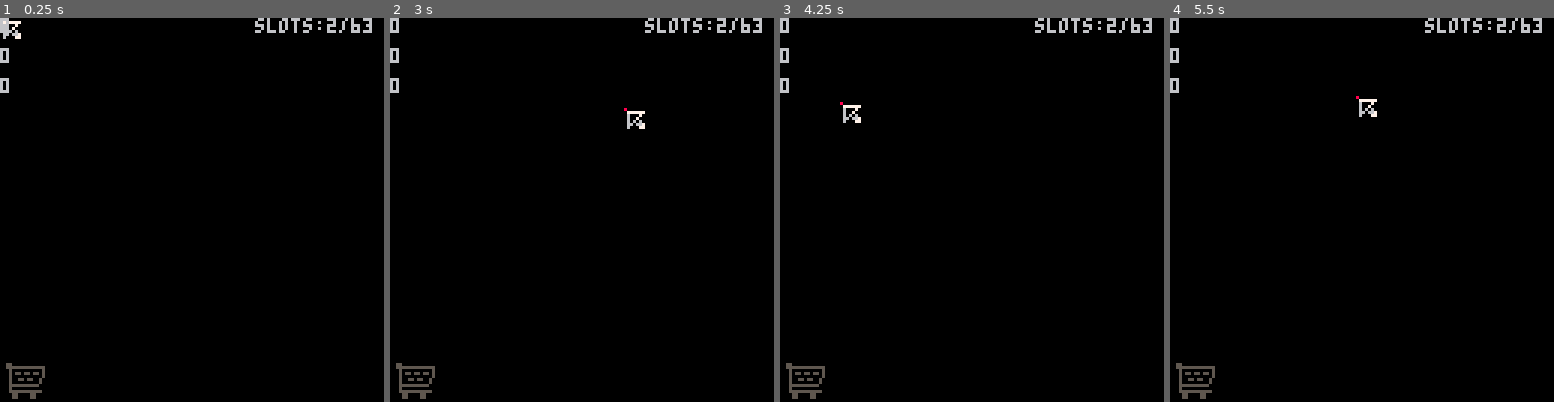
Above: before the commit, frames 1-4 (left to right).
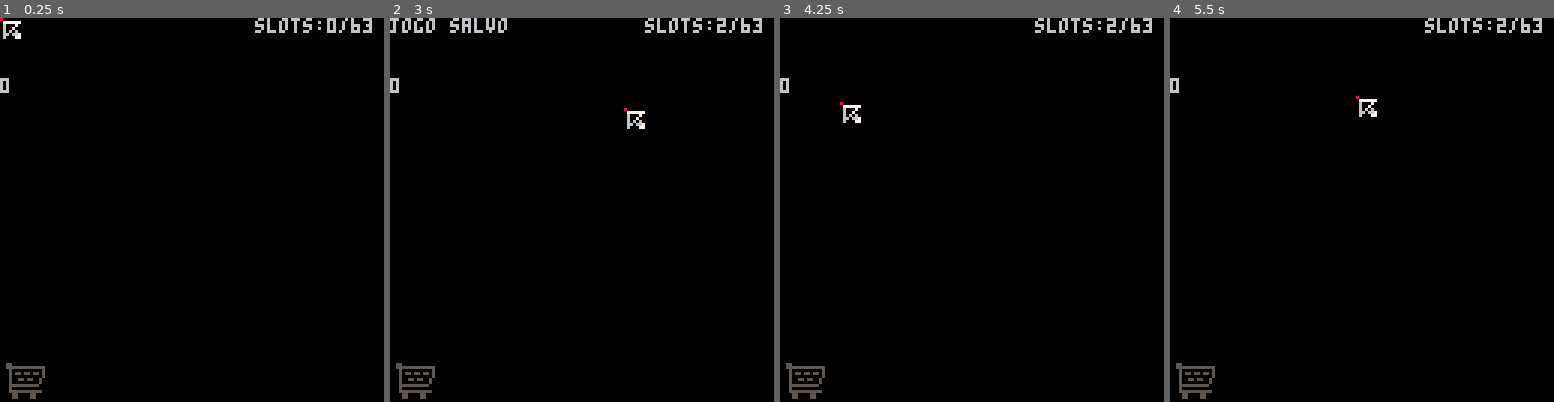
Above: after the commit, the same moments.

Repository: vinimesquitamoraes/Plantinhas
Game: PICO-8 cartridge plantinhas.p8
The game is run twice, just before and just after one commit, with the same random seed, the same clock (stepped at 60 frames per second) and the same inputs.
Inputs (mouse positions are in pixels of both pictures, inside the frame that each line leads up to):
- Up to frame 1 (0.25 s): no input
- Up to frame 2 (3 s): tap X (X key) at 0.33, 1.07, 1.85, 2.97 s; click (670, 121) at 0.67 s; click (436, 267) at 1.22 s; click (497, 114) at 1.77 s; click (562, 259) at 2.32 s; click (624, 106) at 2.87 s
- Up to frame 3 (4.25 s): click (1075, 256) at 3.42 s; click (841, 102) at 3.97 s; tap X (X key) at 4.08 s
- Up to frame 4 (5.5 s): click (1292, 248) at 4.52 s; click (1354, 94) at 5.07 s; tap X (X key) at 5.2 s

The runs differ from the first frame. In frame 1, 0.2% of the frame differs, in the area x 0-88%, y 0-12%; in frame 2, 0.6%, in the area x 0-31%, y 0-12%; in frame 3, 0.1%; in frame 4, 0.1%.

Commit message:
reafctor/refatored store itens to its repsctives bynaries

Diff:
--- a/plantinhas.p8
+++ b/plantinhas.p8
@@ -1,5 +1,5 @@
 pico-8 cartridge // http://www.pico-8.com
-version 41
+version 43
 __lua__
 --anthony te amo =================================================================================================================================================================+
 function _init()
@@ -16,7 +16,7 @@
  --cus ----------------------------------------------------------------------------------------------------------------------------------------------------------------------------+
  espacamento = 0
  cu1 = 0
- cu2 = 0
+ cu2 = ""
  cu3 = 0
  --status -------------------------------------------------------------------------------------------------------------------------------------------------------------------------+
  --[[
@@ -37,7 +37,7 @@
 	slots     = 0
 
  --auxiliares ---------------------------------------------------------------------------------------------------------------------------------------------------------------------+
- aux_tipo      = 1
+ aux_tipo      = 0
  grav          = 0
 	max_saturac   = 1
 	venda         = false
@@ -283,8 +283,12 @@
 		end
 
  end
-
-	save_game()
+	if btnp(❎) then
+		cu1 = "jogo salvo"
+		save_game()
+	else
+		cu1 = ""
+	end
 
 end
 
@@ -759,19 +763,19 @@
 		self.w, self.h, self.movable, self.desc = 16, 16, true, 80
 
 		--slot de atalho
-		if subtipo == 1 then
-   self.val, self.nome, self.s, self.xoff, self.yoff, self.woff, self.hoff, self.cur_s, self.ct                          = 300, "inv slot", 2, 2, 2, 5, 5, 214, 1
+		if subtipo == 0 then
+   self.val, self.nome, self.s, self.xoff, self.yoff, self.woff, self.hoff, self.cur_s, self.ct = 300, "inv slot", 2, 2, 2, 5, 5, 214, 1
 
 		--fertilizante
+	 elseif subtipo == 1 then
+ 	 self.val, self.nome, self.s, self.xoff, self.yoff, self.woff, self.hoff, self.cur_s, self.ct, self.capacity = 100, "fertilizer", 8, 3, 1, 7, 4, 216, 1, 1
+
+		--borrifador
 	 elseif subtipo == 2 then
- 	 self.val, self.nome, self.s, self.xoff, self.yoff, self.woff, self.hoff, self.cur_s, self.ct, self.capacity = 100, "fertilizer", 8, 3, 1, 7, 4, 216, 1, 1
-
-		--borrifador
+ 		self.val, self.nome, self.s, self.xoff, self.yoff, self.woff, self.hoff, self.cur_s, self.capacity          = 25, "pesticide", 6, 3, 1, 7, 4, 229, 5
+
+		--cesta
 	 elseif subtipo == 3 then
- 		self.val, self.nome, self.s, self.xoff, self.yoff, self.woff, self.hoff, self.cur_s, self.capacity          = 25, "pesticide", 6, 3, 1, 7, 4, 229, 5
-
-		--cesta
-	 elseif subtipo == 4 then
    self.val, self.nome, self.s, self.xoff, self.yoff, self.woff, self.hoff, self.ct, self.cur_s, self.capacity = 300, "basket", 4, 0, 6, 1, 8, 1, 215, 0
 
 		 function self:des(xop,yop)
@@ -785,8 +789,8 @@
 				end
 		 end
 
-	 --vasos rocha
-	 elseif(range(subtipo,5,8))then
+	 --vasos
+	 elseif(range(subtipo,4,7))then
    self.estagio, self.colher, self.saturac, self.cur_s = 1, false, 0, 230
 
   	function self:des_planta()
@@ -821,89 +825,88 @@
   	end
 
 			--vaso1
-		 if subtipo == 5 then
+		 if subtipo == 4 then
 	   self.val, self.nome, self.s, self.xoff, self.yoff, self.woff, self.hoff, self.ct, self.xpoff, self.xesp, self.ypoff = 50, "flowerpot 1", 32, 2, 5, 5, 8, 1, 8, 4, 8
 
 			--vaso2
+		 elseif subtipo == 5 then
+		  self.val, self.nome, self.s, self.xoff, self.yoff, self.woff, self.hoff, self.ct, self.xpoff, self.xesp, self.ypoff = 75, "flowerpot 2", 34, 2, 5, 5, 7, 1, 8, 4, 7
+
+			--vaso3
 		 elseif subtipo == 6 then
-		  self.val, self.nome, self.s, self.xoff, self.yoff, self.woff, self.hoff, self.ct, self.xpoff, self.xesp, self.ypoff = 75, "flowerpot 2", 34, 2, 5, 5, 7, 1, 8, 4, 7
-
-			--vaso3
-		 elseif subtipo == 7 then
 		  self.val, self.nome, self.s, self.xoff, self.yoff, self.woff, self.hoff, self.ct, self.xpoff, self.xesp, self.ypoff = 100, "flowerpot 3", 36, 3, 2, 7, 5, 2, 8, 4, 5
 
 			--vaso4
-		 elseif subtipo == 8 then
+		 else
 		  self.val, self.nome, self.s, self.xoff, self.yoff, self.woff, self.hoff, self.ct, self.xpoff, self.xesp, self.ypoff = 125, "flowerpot 4", 38, 1, 2, 3, 5, 2, 8, 4, 5
-
 	 	end
 		--planta1
-	 elseif(range(subtipo,9,16))then
+	 elseif(range(subtipo,8,15))then
 	  self.s, self.ct, self.xoff, self.yoff, self.woff, self.hoff, self.cur_s, self.capacity = 10, 1, 2, 2, 5, 5, 249, 1
 
-		 if subtipo == 9 then
+		 if subtipo == 8 then
 		  self.val, self.nome = 10, "tomato"
 		 	self.fases= {70   ,71   ,87   ,85   ,72   ,104 ,
            wh = {{1,1},{1,1},{1,2},{2,2},{2,2},{2,2}},
-          tip =  9,
+          tip =  8,
           val = 10}
 
 			--planta2
-		 elseif subtipo == 10 then
+		 elseif subtipo == 9 then
 		  self.val, self.nome = 15, "bear_pawn"
 		 	self.fases= {64   ,65   ,66   ,67   ,68   ,74   ,
            wh = {{1,1},{1,1},{1,1},{1,1},{2,1},{2,2}},
-          tip = 10,
+          tip = 9,
           val = 15}
 
 
 			--planta3
-		 elseif subtipo == 11 then
+		 elseif subtipo == 10 then
 	  	self.val, self.nome = 20, "pumpkin"
 		 	self.fases= {96   ,97   ,114  ,115  ,117  ,168  ,136  ,
            wh = {{1,1},{1,1},{1,1},{2,1},{2,1},{2,2},{2,2}},
-          tip = 11,
+          tip = 10,
           val = 20}
 
 		 --planta4
-		 elseif subtipo == 12 then
+		 elseif subtipo == 11 then
 		  self.val, self.nome = 25, "pegaxi"
  	 	self.fases= {96   ,97   ,114  ,115  ,117  ,106  ,108  ,
            wh = {{1,1},{1,1},{1,1},{2,1},{2,1},{2,2},{2,2}},
-          tip = 12,
+          tip = 11,
           val = 25}
 
 		 --planta5
-		 elseif subtipo == 13 then
+		 elseif subtipo == 12 then
     self.val, self.nome = 50, "sunflower"
 			 self.fases= {96   ,80   ,81   ,82   ,83   ,84   ,
            wh = {{1,1},{1,1},{1,1},{1,2},{1,2},{1,2}},
-          tip = 13,
+          tip = 12,
           val = 50}
 		 --planta6
-		 elseif subtipo == 14 then
+		 elseif subtipo == 13 then
 		  self.val, self.nome = 75, "sword"
 			 self.fases= {64   ,112  ,113   ,130 ,132  ,134  ,
            wh = {{1,1},{1,1},{1,1},{2,1},{2,2},{2,2}},
-          tip = 14,
+          tip = 13,
           val = 75}
 				self.fases.ct = 2
 
 		 --planta7
-		 elseif subtipo == 15 then
+		 elseif subtipo == 14 then
 		  self.val, self.nome = 100, "rose"
 			 self.fases= {70   ,176  ,177  ,162  ,163  ,164  ,165  ,
            wh = {{1,1},{1,1},{1,1},{1,2},{1,2},{1,2},{1,2}},
-          tip = 15,
+          tip = 14,
           val = 100}
   		self.fases.ct = 2
 
 		 --planta8
-		 elseif subtipo == 16 then
+		 else
 		  self.val, self.nome = 200, "dandelion"
 			 self.fases= {70   ,128  ,129  ,146  ,138  ,140  ,
            wh = {{1,1},{1,1},{1,1},{2,1},{2,2},{2,2}},
-          tip = 16,
+          tip = 15,
           val = 200}
 	 	end
 
@@ -911,11 +914,11 @@
 	  self.val   = false
 
 			--regador
-		 if subtipo == 17 then
+		 if subtipo == 16 then
   	 self.nome, self.s, self.s2, self.s3, self.xoff, self.yoff, self.woff, self.hoff, self.cur_s = "watering can", 204, 236, 204, 3, 1, 7, 4, 248
 
 			--pa
-		 elseif subtipo == 18 then
+		 elseif subtipo == 17 then
 	  	self.nome, self.s, self.s2, self.s3, self.xoff, self.yoff, self.woff, self.hoff, self.cur_s, self.ct, self.x_def, self.y_def = "shovel", 206, 238, 206, 3, 1, 7, 4, 213, 9, 32, 12
 		 end
 		end
@@ -1229,9 +1232,9 @@
 --cria vitrines
 function init_loja()
 
-	for i=1,16 do
+	for i=0,15 do
   aux                        = criar_obj("espaco",1,ls_esp.esps)
-		aux.item, aux_tipo, aux.id = criar_obj("item", aux_tipo), aux_tipo + 1, i
+		aux.item, aux_tipo, aux.id = criar_obj("item", aux_tipo), aux_tipo + 1, i+1
 	end
 
  ondex,ondey =	11,10
@@ -1876,7 +1879,7 @@
 
 		if(tip >4) aux = obj.estagio else aux = obj.capacity
   combinado |= (aux-1 & 0x7) >>> 12
- 	cu1 = obj.saturac
+
 		if(obj.saturac == max_saturac)	combinado |= (1 & 0x1) >>> 16
  end
 
